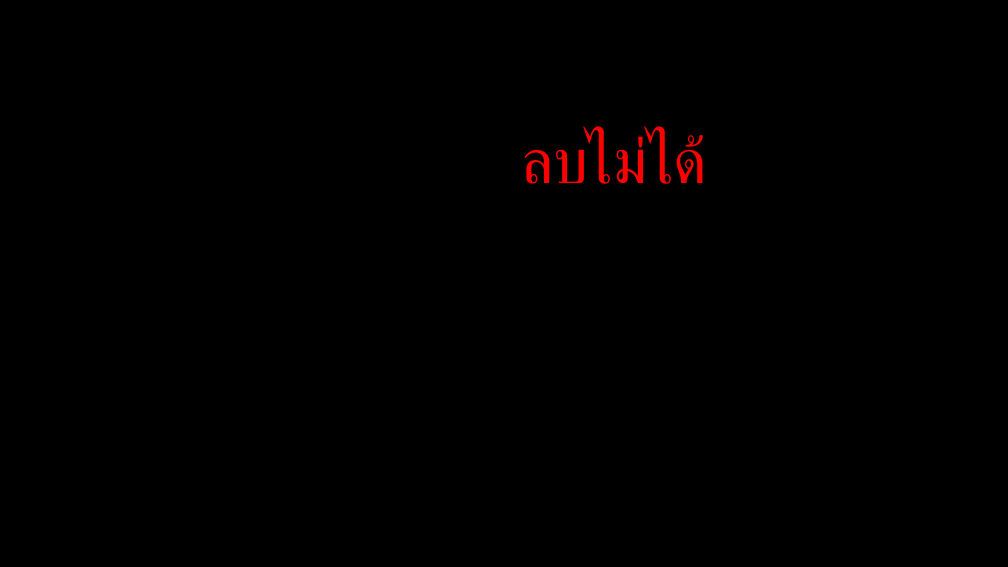
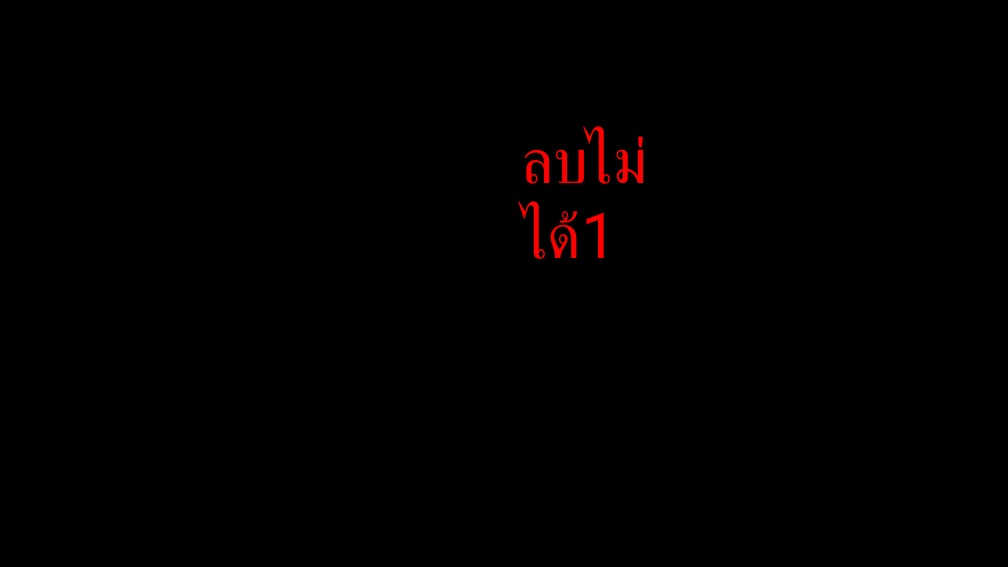
Before and after one commit to Linlijian/SDMSDocument, a slide deck: slide 1 of Defect/Defect_001.pptx. Drawn at 1008x567 pixels with LibreOffice and Linux fonts; fonts in the diff are those of the drawing; background and template pictures are left out. Boxes give left, top, right and bottom in pixels: in the first picture for what was removed or moved away, otherwise in the second. Text is boxed around its words. In the diff, an @@ line names an element or a change of style, - is before the commit and + after.

Commit message:
update

```diff
--- a/Defect/Defect_001.pptx
+++ b/Defect/Defect_001.pptx
@@ text at [521, 133, 648, 259]: text changed @@
-ลบไม่ได้
+ลบไม่ได้1
```
